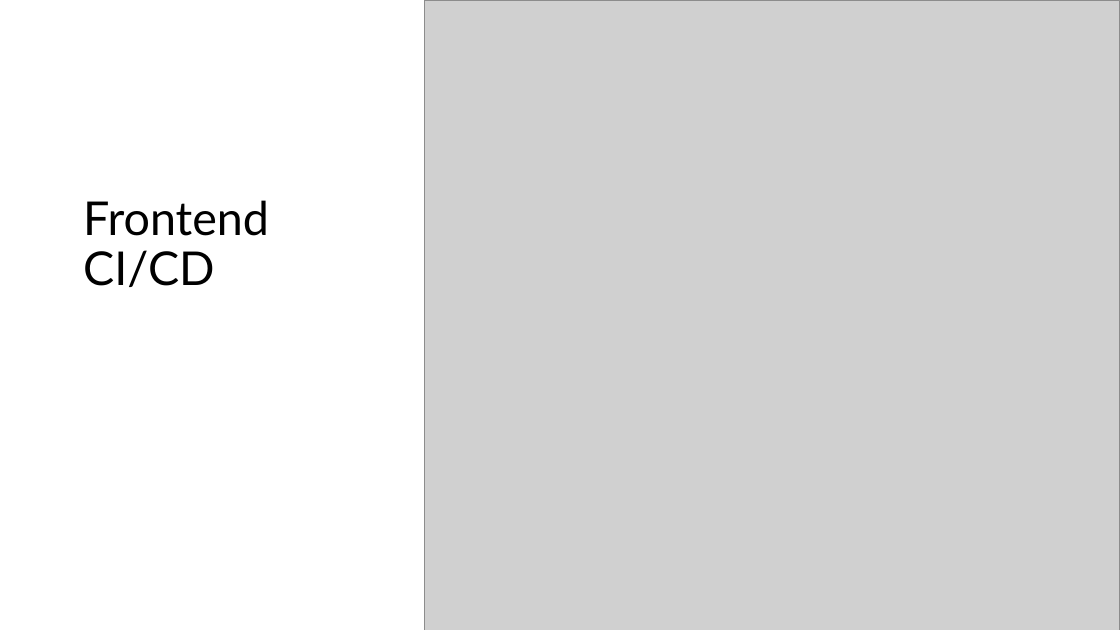
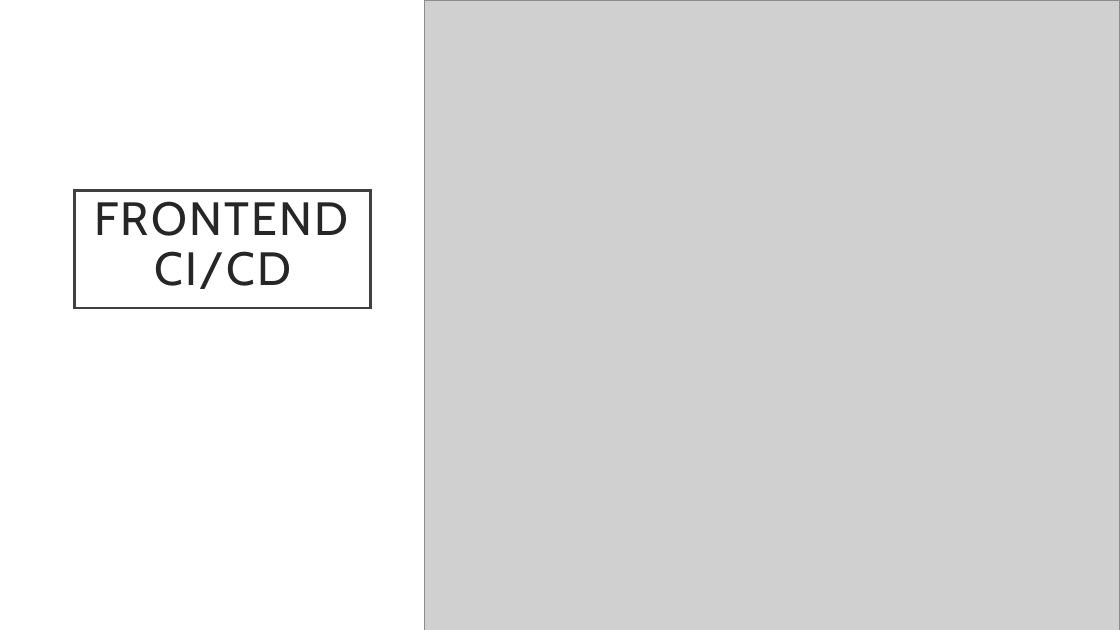
Before and after one commit to demorishi/ecommerce-demo, a slide deck: slide 9 of Documentation/E-Commerce Case Study.pptx (slide 8 before the commit). Drawn at 1120x630 pixels with LibreOffice and Linux fonts; fonts in the diff are those of the drawing; grey boxes stand for pictures. Boxes give left, top, right and bottom in pixels: in the first picture for what was removed or moved away, otherwise in the second. Text is boxed around its words. In the diff, an @@ line names an element or a change of style, - is before the commit and + after.

```diff
--- a/Documentation/E-Commerce Case Study.pptx
+++ b/Documentation/E-Commerce Case Study.pptx
@@ rectangle removed at (0, 0, 424, 504) @@
@@ title "FRONTEND CI/CD": place and size @@
-title "FRONTEND CI/CD" at (83, 200, 269, 287)
+title "FRONTEND CI/CD" at (75, 191, 371, 308)
@@ title "FRONTEND CI/CD" at (75, 191, 371, 308): fill none to #FFFFFF; outline none to #404040 2.5 pt @@
@@ title at (94, 201, 349, 289): text changed; font Lato to Cabin; text colour #000000 to #262626 @@
-Frontend CI/CD
+FRONTEND CI/CD
```
Also in this commit, not shown: 8 other slides changed, 3 slides added, 6 other files.
